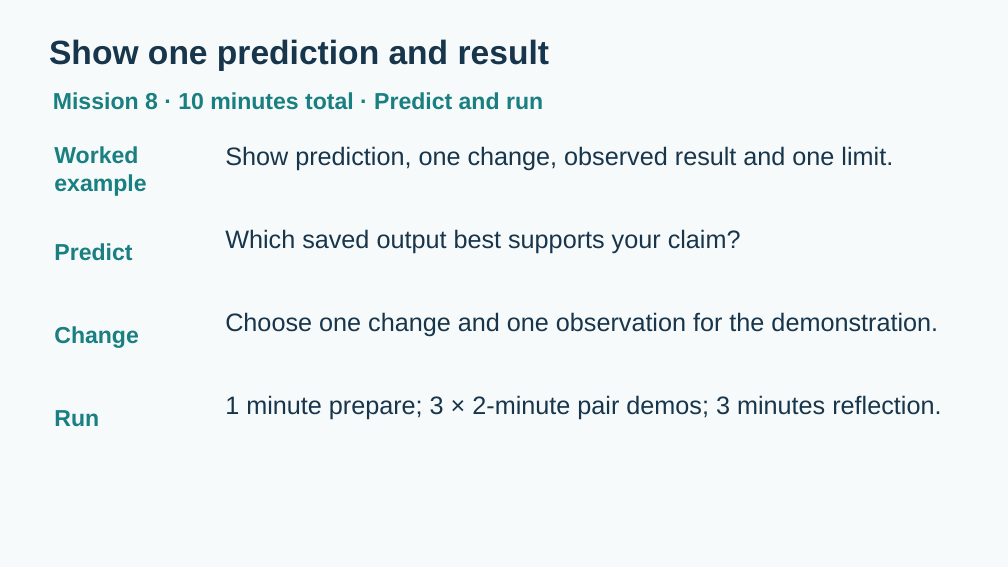
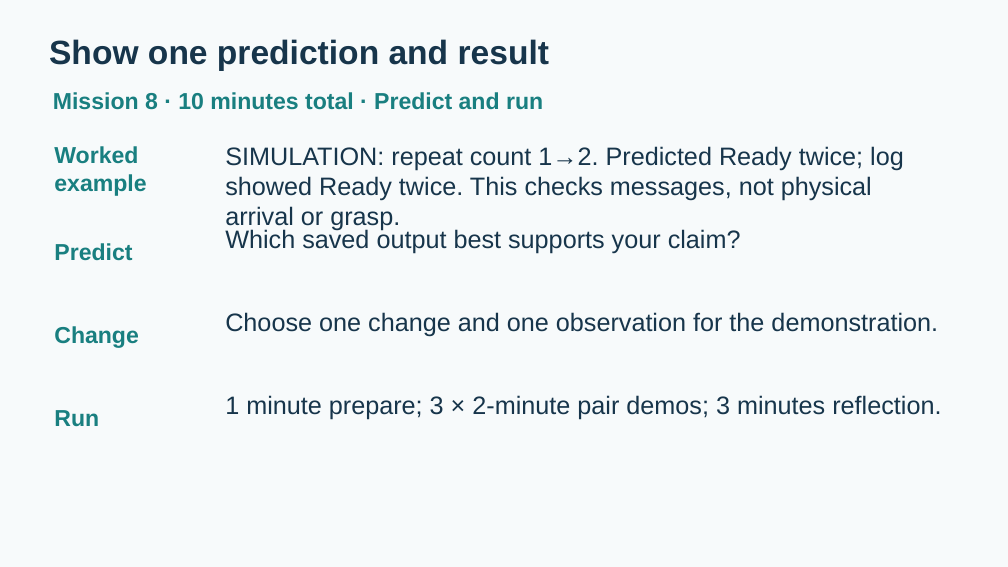
Before and after one commit to mul-cps/teaching-exciting-science-2026, a slide deck: slide 23 of docs/workshop-slides.pptx. Drawn at 1008x567 pixels with LibreOffice and Linux fonts; fonts in the diff are those of the drawing. Boxes give left, top, right and bottom in pixels: in the first picture for what was removed or moved away, otherwise in the second. Text is boxed around its words. In the diff, an @@ line names an element or a change of style, - is before the commit and + after.

```diff
--- a/docs/workshop-slides.pptx
+++ b/docs/workshop-slides.pptx
@@ text at [225,146,904,231]: text changed @@
-Show prediction, one change, observed result and one limit.
+SIMULATION: repeat count 1→2. Predicted Ready twice; log showed Ready twice. This checks messages, not physical arrival or grasp.
```
Also in this commit, not shown: 3 other slides changed, 14 other files.
